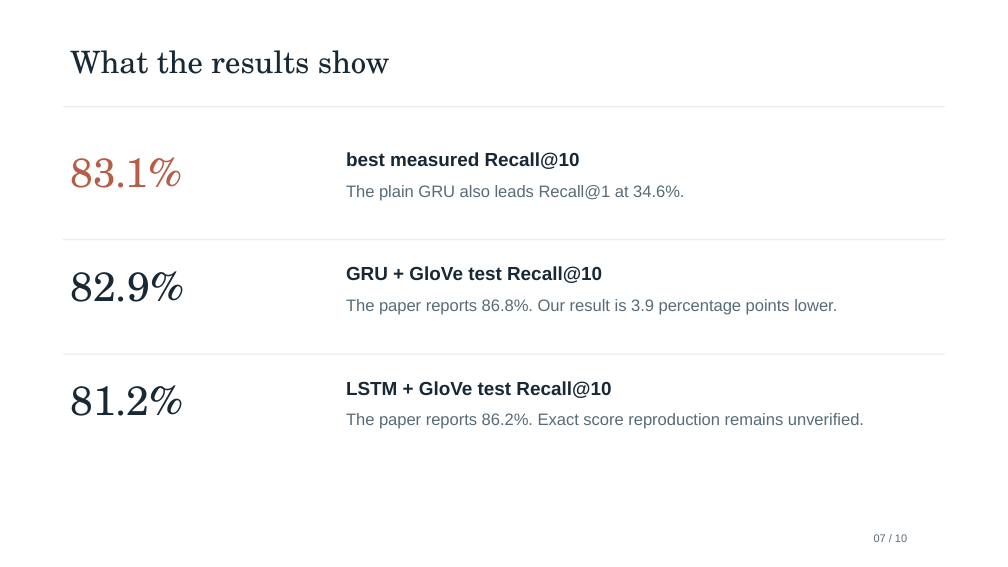
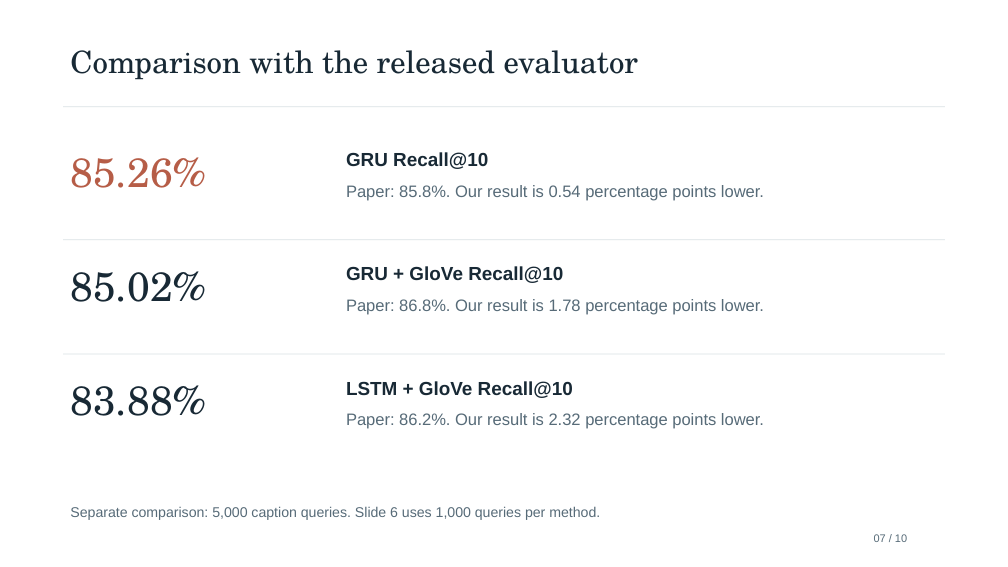
Before and after one commit to kishansaaai/ML_PROJECT, a slide deck: slide 7 of ML_PROJECT_review.pptx. Drawn at 1008x567 pixels with LibreOffice and Linux fonts; fonts in the diff are those of the drawing. Boxes give left, top, right and bottom in pixels: in the first picture for what was removed or moved away, otherwise in the second. Text is boxed around its words. In the diff, an @@ line names an element or a change of style, - is before the commit and + after.

```diff
--- a/ML_PROJECT_review.pptx
+++ b/ML_PROJECT_review.pptx
@@ text at bbox=[70, 50, 638, 80]: text changed @@
-What the results show
+Comparison with the released evaluator
@@ text at bbox=[70, 157, 207, 188]: text changed @@
-83.1%
+85.26%
@@ text at bbox=[346, 152, 488, 169]: text changed @@
-best measured Recall@10
+GRU Recall@10
@@ text at bbox=[346, 185, 764, 201]: text changed @@
-The plain GRU also leads Recall@1 at 34.6%.
+Paper: 85.8%. Our result is 0.54 percentage points lower.
@@ text at bbox=[346, 266, 563, 283]: text changed @@
-GRU + GloVe test Recall@10
+GRU + GloVe Recall@10
@@ text at bbox=[70, 271, 207, 302]: text changed @@
-82.9%
+85.02%
@@ text at bbox=[346, 299, 764, 315]: text changed @@
-The paper reports 86.8%. Our result is 3.9 percentage points lower.
+Paper: 86.8%. Our result is 1.78 percentage points lower.
@@ text at bbox=[70, 385, 207, 416]: text changed @@
-81.2%
+83.88%
@@ text at bbox=[346, 381, 573, 398]: text changed @@
-LSTM + GloVe test Recall@10
+LSTM + GloVe Recall@10
@@ text at bbox=[346, 413, 764, 429]: text changed @@
-The paper reports 86.2%. Exact score reproduction remains unverified.
+Paper: 86.2%. Our result is 2.32 percentage points lower.
@@ text added at bbox=[70, 506, 600, 520], 13.5 pt, text #576B78 @@
+Separate comparison: 5,000 caption queries. Slide 6 uses 1,000 queries per method.
```
Also in this commit, not shown: 3 other slides changed, 13 other files.
